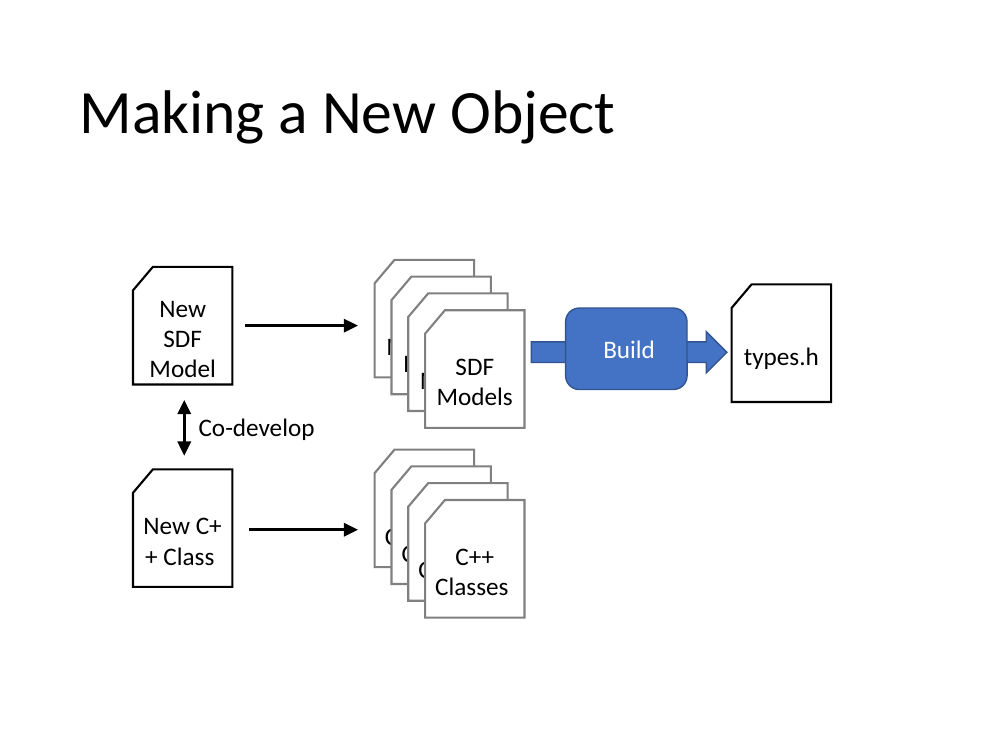
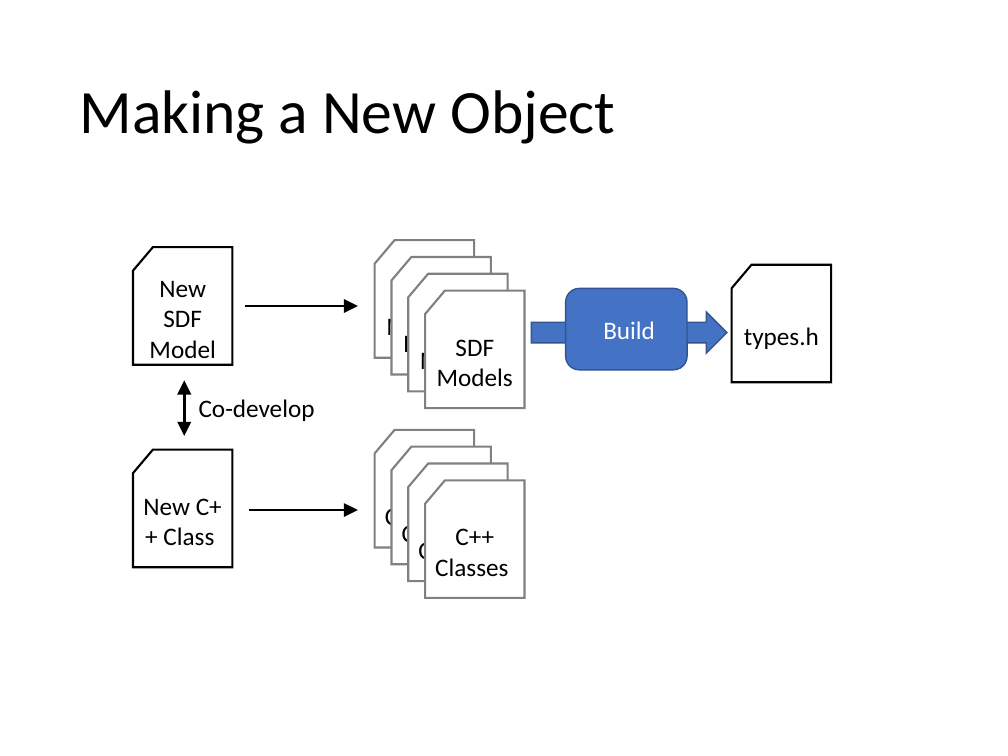
Before and after one commit to mjkoster/ObjectFlow, a slide deck: slide 14 of Documents/ObjectFlow.pptx. Drawn at 1008x756 pixels with LibreOffice and Linux fonts; fonts in the diff are those of the drawing. Boxes give left, top, right and bottom in pixels: in the first picture for what was removed or moved away, otherwise in the second. Text is boxed around its words. In the diff, an @@ line names an element or a change of style, - is before the commit and + after.

```diff
--- a/Documents/ObjectFlow.pptx
+++ b/Documents/ObjectFlow.pptx
@@ 11 flow chart punched cards, 2 arrows, 1 rounded rectangle, 1 text, 1 right arrow, 1 double arrow moved together from (x1=133, y1=260, x2=832, y2=618) to (x1=133, y1=240, x2=832, y2=598) @@
```
Also in this commit, not shown: 3 other slides changed, 1 other file.
